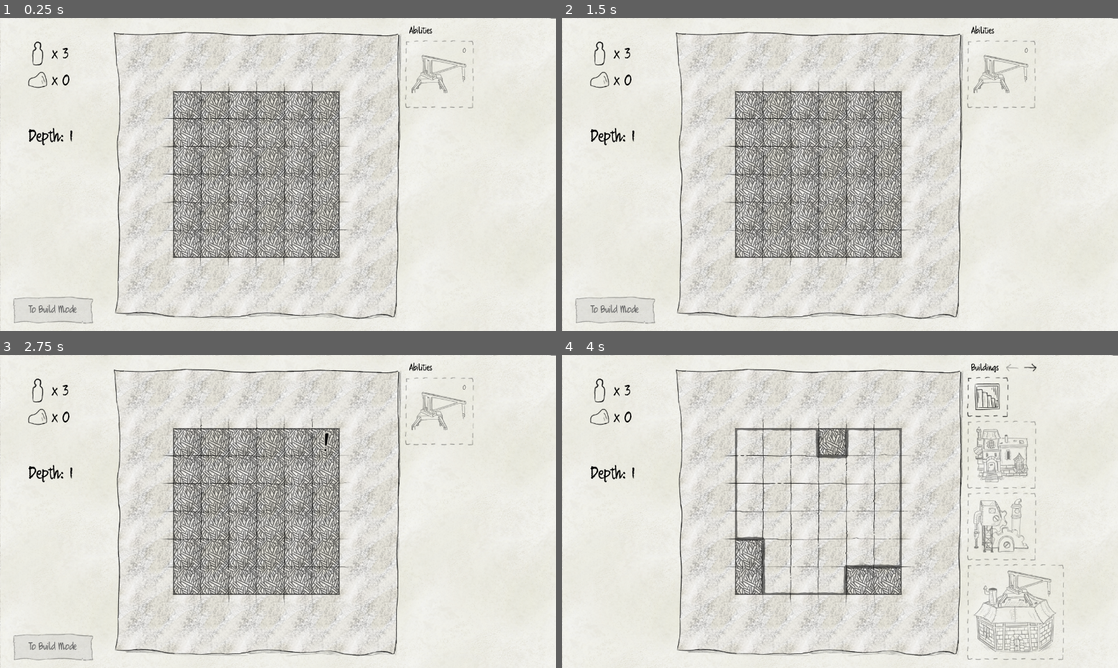
Above: before the commit, frames 1-4 (two rows, left to right).
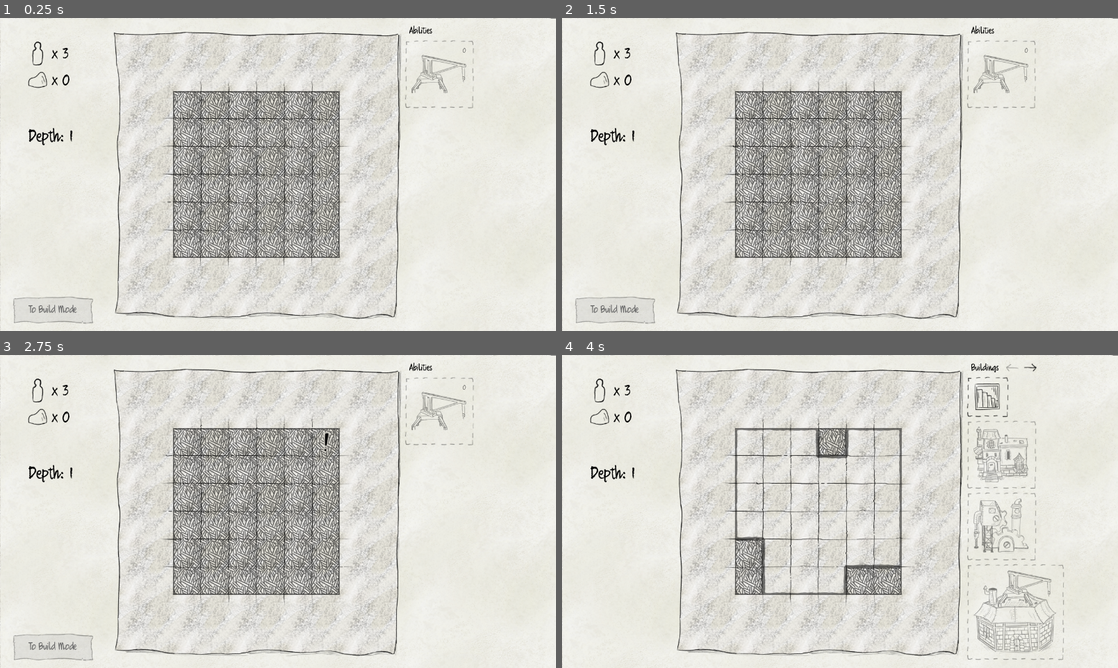
Above: after the commit, the same moments.

Repository: e-lain/MinesweeperDwarves
Game: Godot game, scene res://Main.tscn
Same seed, same stepped clock (60 frames per second), same inputs: the game is played once before the commit and once after it.
Inputs (mouse positions are in pixels of both pictures, inside the frame that each line leads up to):
- Up to frame 1 (0.25 s): no input
- Up to frame 2 (1.5 s): move the mouse to (1001, 74) at 0.52 s; press the mouse at (1001, 74) at 0.53 s; move the mouse to (728, 190) at 1.27 s; release the mouse at (728, 190) at 1.28 s; click (728, 190) at 1.35 s
- Up to frame 3 (2.75 s): move the mouse to (333, 442) at 2.02 s; hold Right mouse button (right_click) from 2.03 s (still down); click (333, 442) at 2.3 s
- Up to frame 4 (4 s): move the mouse to (812, 574) at 2.77 s; release Right mouse button (right_click) at 2.78 s; click (812, 574) at 2.85 s; click "To Build Mode" at 3.5 s

The runs differ from the first frame. In frame 1, 0.4% of the frame differs, in the area x 29-63%, y 31-68%; in frame 2, 0.4%; in frame 3, 0.4%; in frame 4, 0.4%.

Commit message:
Descend Button, fix missing grid lines

Diff:
--- a/Buildings/Staircase.gd
+++ b/Buildings/Staircase.gd
@@ -36,11 +36,7 @@
 func _on_control_gui_input(event):
 	if event is InputEventMouseButton:
 		if event.is_action_pressed("left_click"):
-			if get_parent().build_mode and placed and !get_parent().placing:
-				print("USING STAIRCASE")
-				get_parent().next_level()
-				return
-			elif get_parent().stairs_placed:
+			if get_parent().stairs_placed:
 				print("Stairs already placed!")
 			elif can_place() && in_bounds && !placed && !get_parent().stairs_placed:
 				placed = true
--- a/Main.gd
+++ b/Main.gd
@@ -12,6 +12,7 @@
 @onready var page_up = $CanvasLayer/BuildMenu/PageUpButton
 @onready var page_down = $CanvasLayer/BuildMenu/PageDownButton
 
+@onready var next_floor_button = $CanvasLayer/UI/NextFloorBtn
 
 
 var Board = preload("res://board.tscn")
@@ -72,6 +73,11 @@
 		else:
 			enter_build_mode_button.disabled = false
 
+		if stairs_placed():
+			next_floor_button.show()
+		else:
+			next_floor_button.hide()
+
 func ability(ability_name):
 	print("func ability, ability_name: ", ability_name)
 	if ability_name == "destroy" && ability_destroy < 1:
@@ -83,6 +89,11 @@
 	queue_building.emit(type)
 
 func next_level():
+	var cur_board = boards[len(boards) - 1]
+	cur_board.placing = false
+	cur_board.clearing_tile = false
+	cur_board.hide()
+
 	print("MAIN SCENE RECEIVED NEXT LEVEL CALL")
 	depth += 1
 	generate_board(depth)
@@ -122,3 +133,7 @@
 
 func stairs_placed():
 	return boards[boards.size() - 1].stairs_placed
+
+
+func _on_next_floor_btn_pressed():
+	next_level()
--- a/Main.tscn
+++ b/Main.tscn
@@ -132,6 +132,24 @@
 theme_override_styles/disabled = SubResource("StyleBoxTexture_qk65p")
 theme_override_styles/focus = SubResource("StyleBoxTexture_p42ak")
 text = "To Build Mode"
+
+[node name="NextFloorBtn" type="Button" parent="CanvasLayer/UI"]
+visible = false
+layout_mode = 0
+offset_left = 28.0
+offset_top = 638.0
+offset_right = 215.0
+offset_bottom = 703.0
+theme_override_colors/font_color = Color(0, 0, 0, 1)
+theme_override_colors/font_hover_color = Color(0, 0, 0, 1)
+theme_override_colors/font_disabled_color = Color(0.411765, 0.411765, 0.411765, 1)
+theme_override_font_sizes/font_size = 22
+theme_override_styles/normal = SubResource("StyleBoxTexture_p42ak")
+theme_override_styles/hover = SubResource("StyleBoxTexture_askgf")
+theme_override_styles/pressed = SubResource("StyleBoxTexture_p42ak")
+theme_override_styles/disabled = SubResource("StyleBoxTexture_qk65p")
+theme_override_styles/focus = SubResource("StyleBoxTexture_p42ak")
+text = "Descend..."
 
 [node name="BuildMenu" type="Control" parent="CanvasLayer"]
 visible = false
@@ -370,6 +388,7 @@
 offset_bottom = 84.1503
 
 [connection signal="pressed" from="CanvasLayer/UI/EndLevelBtn" to="." method="_on_end_level_btn_pressed"]
+[connection signal="pressed" from="CanvasLayer/UI/NextFloorBtn" to="." method="_on_next_floor_btn_pressed"]
 [connection signal="build" from="CanvasLayer/BuildMenu/Page1/Staircase" to="." method="build"]
 [connection signal="build" from="CanvasLayer/BuildMenu/Page1/House" to="." method="build"]
 [connection signal="build" from="CanvasLayer/BuildMenu/Page1/Quarry" to="." method="build"]
--- a/board.gd
+++ b/board.gd
@@ -74,7 +74,7 @@
 	for i in range(1, rows):
 		var instance = grid_line_prefab.instantiate()
 		add_child(instance)
-		instance.position.x = -100
+		instance.position.x = 0
 		instance.position.y = 64 * i
 		instance.material.set_shader_parameter("speed", randf_range(0.01, 0.025) * (-1.0 if i % 2 == 0 else 1.0))
 		instance.material.set_shader_parameter("min_fade_pos", min_fade_pos)
